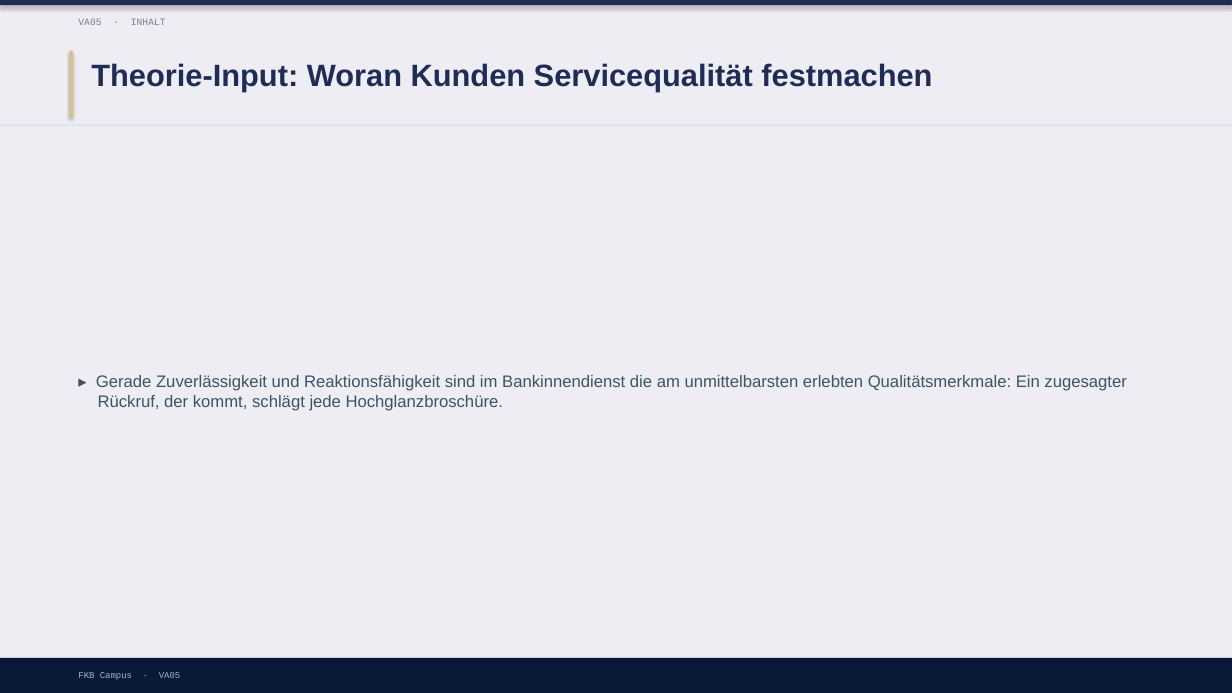
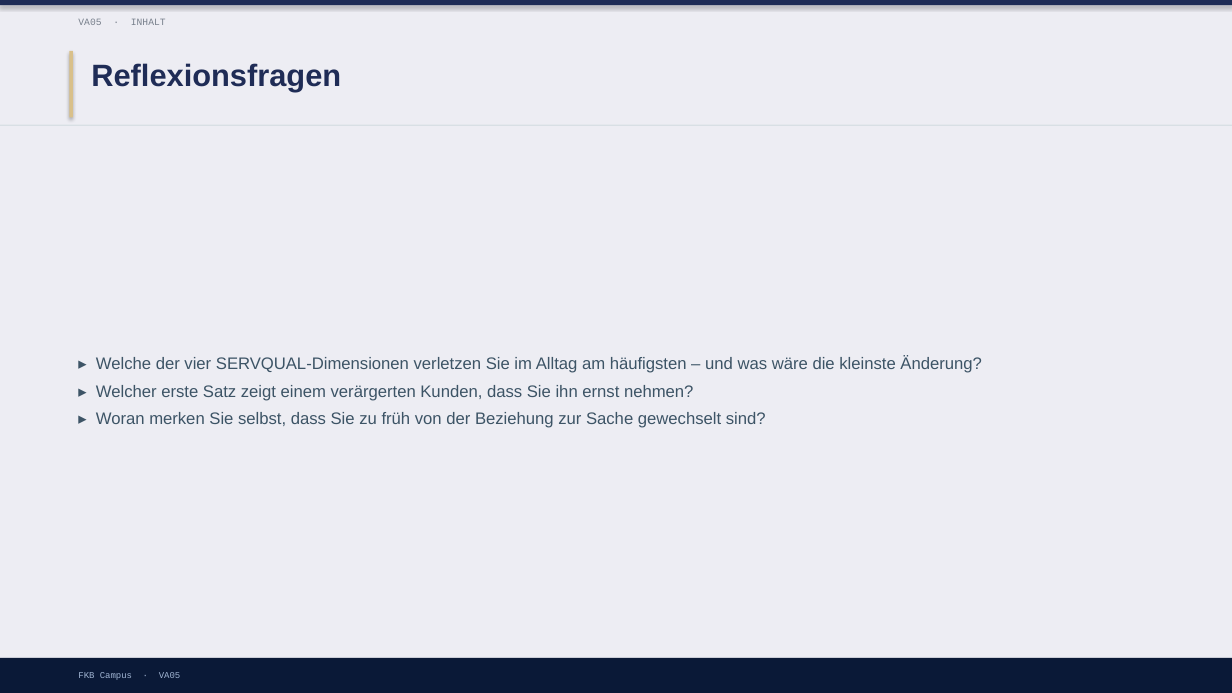
Before and after one commit to ck5rqc47pr-byte/firmenkundenakademie-online, a slide deck: slide 16 of protected-downloads/praesentation/VA05.pptx (slide 5 before the commit). Drawn at 1232x693 pixels with LibreOffice and Linux fonts; fonts in the diff are those of the drawing. Boxes give left, top, right and bottom in pixels: in the first picture for what was removed or moved away, otherwise in the second. Text is boxed around its words. In the diff, an @@ line names an element or a change of style, - is before the commit and + after.

```diff
--- a/protected-downloads/praesentation/VA05.pptx
+++ b/protected-downloads/praesentation/VA05.pptx
@@ text at box(91, 63, 341, 91): text changed @@
-Theorie-Input: Woran Kunden Servicequalität festmachen
+Reflexionsfragen
@@ text at box(96, 355, 982, 428): text changed @@
-▸ Gerade Zuverlässigkeit und Reaktionsfähigkeit sind im Bankinnendienst die am unmittelbarsten erlebten Qualitätsmerkmale: Ein zugesagter Rückruf, der kommt, schlägt jede Hochglanzbroschüre.
+▸ Welche der vier SERVQUAL-Dimensionen verletzen Sie im Alltag am häufigsten – und was wäre die kleinste Änderung?
+▸ Welcher erste Satz zeigt einem verärgerten Kunden, dass Sie ihn ernst nehmen?
+▸ Woran merken Sie selbst, dass Sie zu früh von der Beziehung zur Sache gewechselt sind?
```
Also in this commit, not shown: 1 other slide changed, 10 slides added, 1 slide removed, 5 other files.
